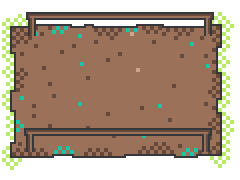
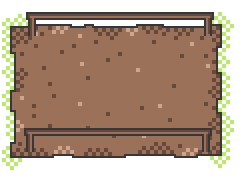
Layers edited between the first and the second (240, 180) image:
painted on "Layer 4" over 16, 26, 210, 156
